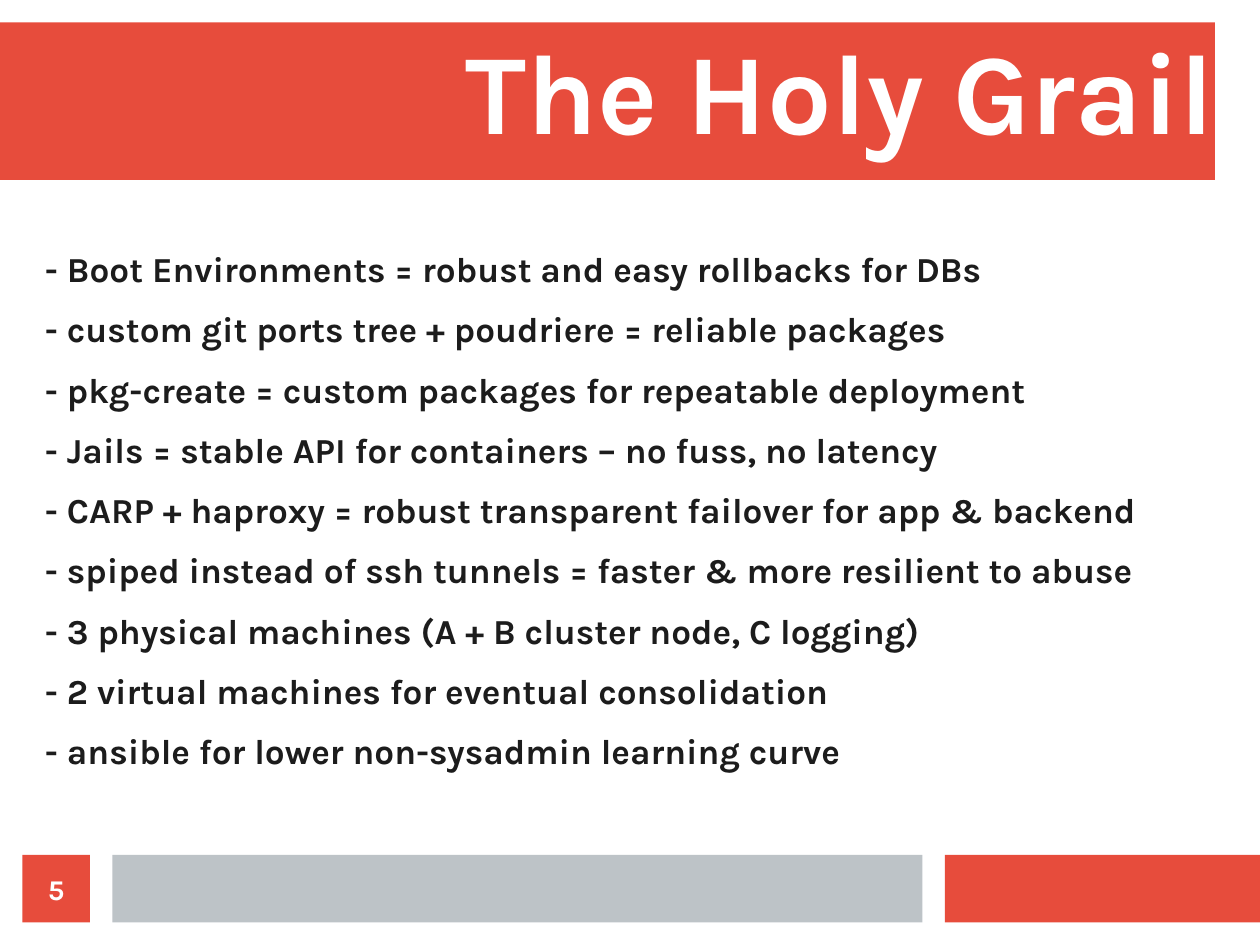
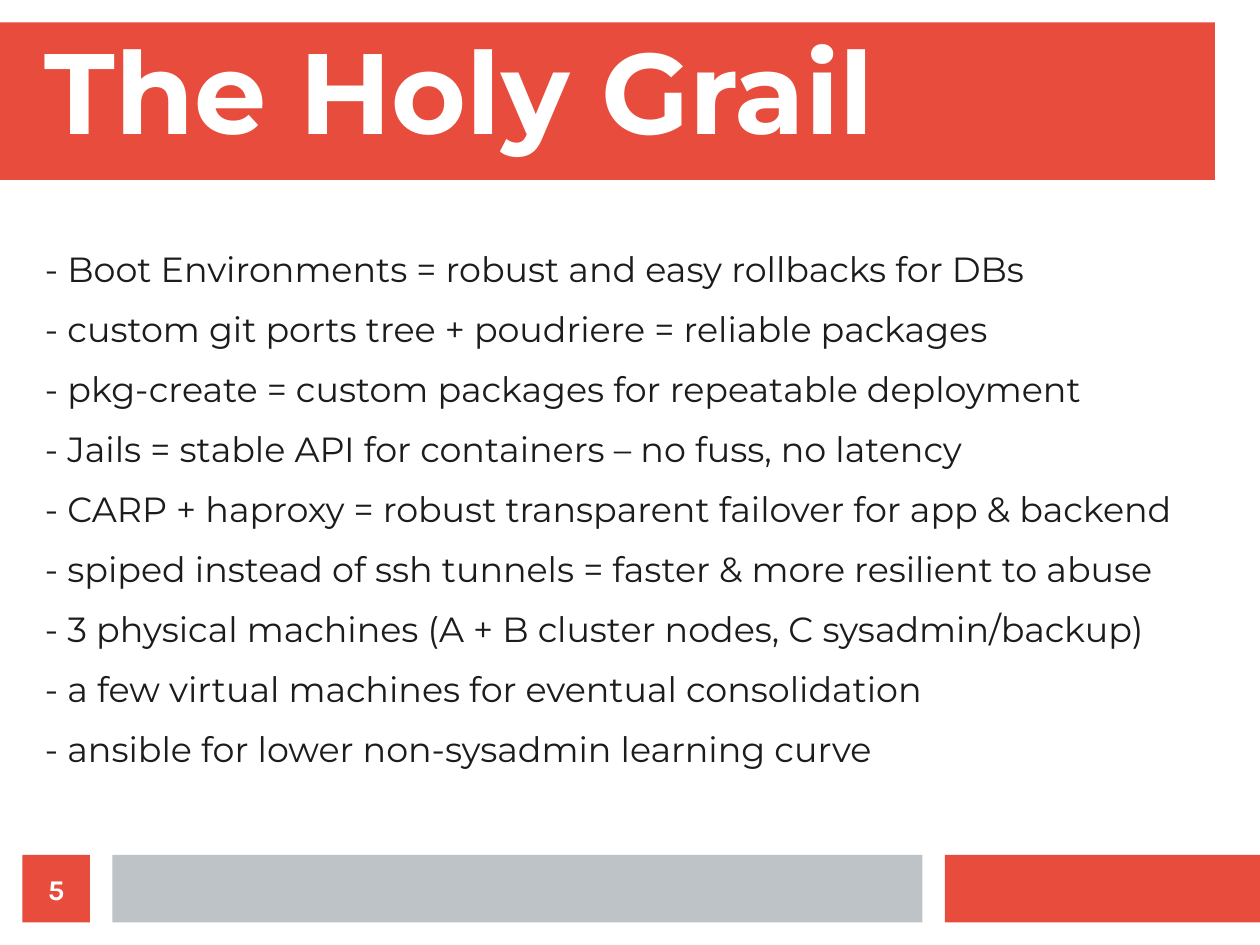
Before and after one commit to dch/bsdcan2017, a slide deck: slide 5 of fm2m.odp. Drawn at 1260x945 pixels with LibreOffice and Linux fonts; fonts in the diff are those of the drawing. Boxes give left, top, right and bottom in pixels: in the first picture for what was removed or moved away, otherwise in the second. Text is boxed around its words. In the diff, an @@ line names an element or a change of style, - is before the commit and + after.

```diff
--- a/fm2m.odp
+++ b/fm2m.odp
@@ title "The Holy Grail" at box(45, 44, 874, 157): font Karla to Montserrat; alignment right to left @@
@@ text at box(67, 256, 1171, 769): size 22.1 to 22 pt, font Karla to Montserrat, bold off in "- Boot Environments = robust and easy ...", "- custom git ports tree + poudriere ...", "- pkg-create = custom packages for repeatable ...", "- Jails = stable API for containers ..." and 3 more places @@
@@ text at box(67, 612, 1144, 702): text changed; size 22.1 to 22 pt; font Karla to Montserrat; bold off @@
-- 3 physical machines (A + B cluster node, C logging)
-- 2 virtual machines for eventual consolidation
+- 3 physical machines (A + B cluster nodes, C sysadmin/backup)
+- a few virtual machines for eventual consolidation
```
Also in this commit, not shown: 4 other slides changed, 4 slides added, 17 other files.
